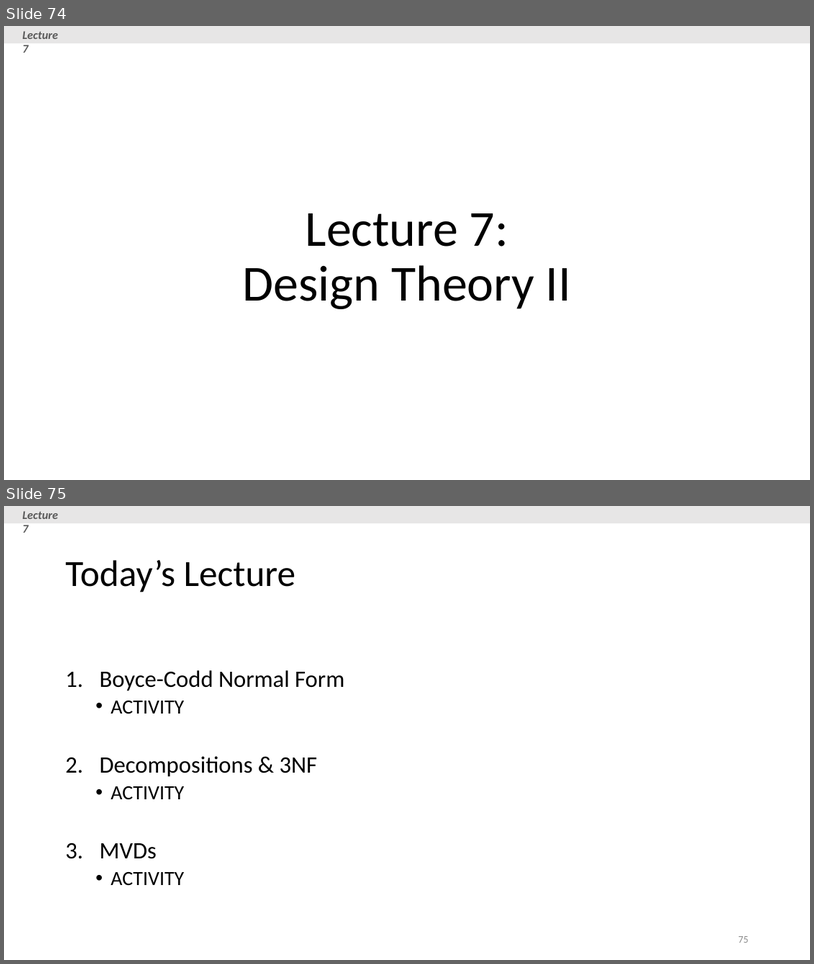
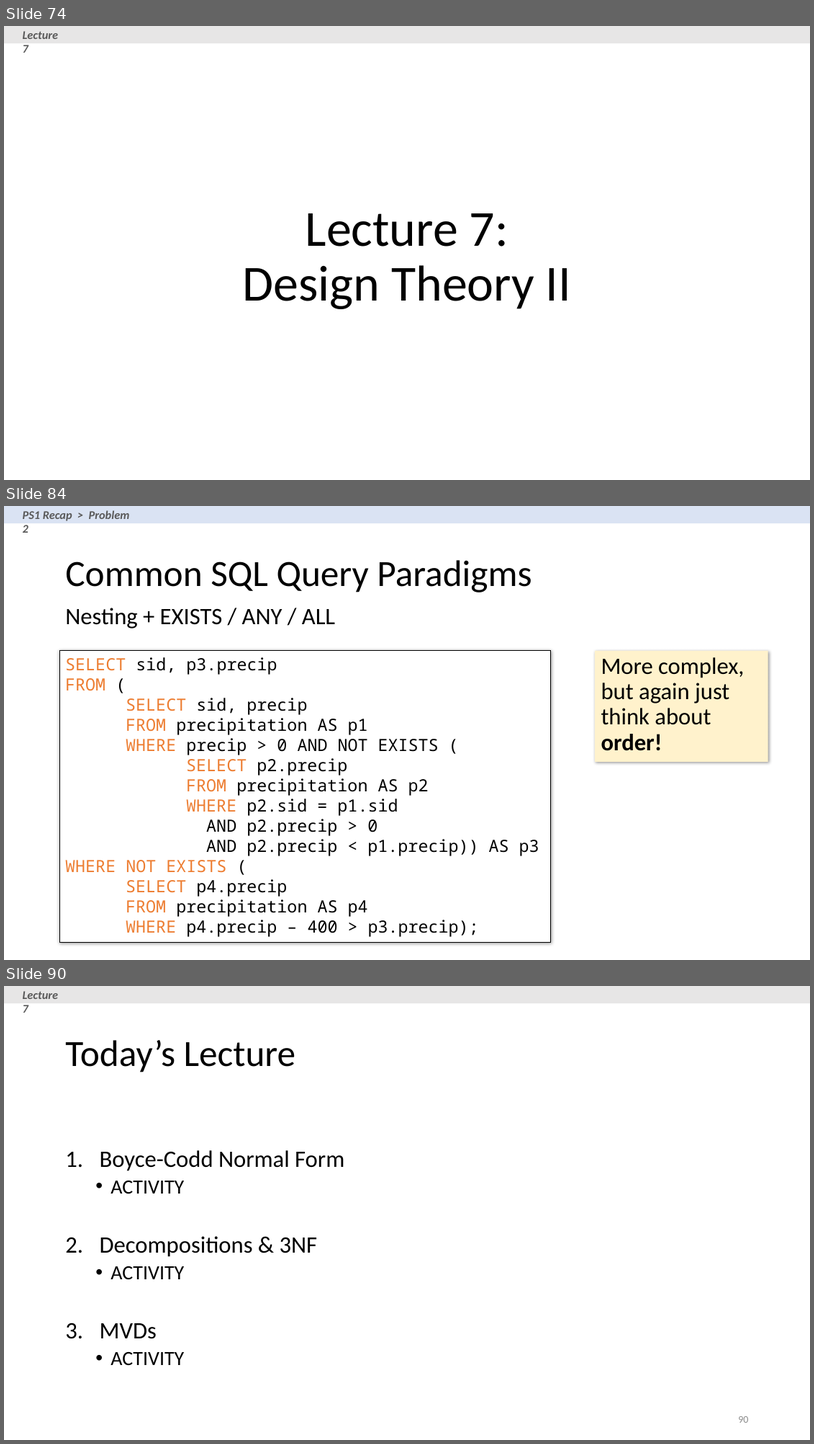
Before and after one commit to XIEQ/cs145-notebooks, a slide deck: lecture-5-7/Lecture_5_7_DB_Design.pptx. Shown one above the other, each under a label of ours: slides 74 and 75 before the commit, slides 74, 84 and 90 after it; the slides between them are not shown. The pictures are 814x964 and 814x1444 pixels, drawn with LibreOffice and Linux fonts; fonts in the diff are those of the drawing. Boxes give left, top, right and bottom in pixels: in the first picture for what was removed or moved away, otherwise in the second. Text is boxed around its words. In the diff, an @@ line names an element or a change of style, - is before the commit and + after.

```diff
--- a/lecture-5-7/Lecture_5_7_DB_Design.pptx
+++ b/lecture-5-7/Lecture_5_7_DB_Design.pptx
@@ slide 84 added at (4, 506, 810, 960), background #FFFFFF @@
@@ rectangle added at (4, 506, 810, 523), fill #DAE3F3 @@
@@ text added at (23, 510, 130, 533), 14 pt, text #595959, bold, italic @@
+PS1 Recap > Problem 2
@@ title added at (65, 560, 532, 592), 44 pt, text #000000 @@
+Common SQL Query Paradigms
@@ text added at (65, 608, 335, 628), 28 pt, text #000000 @@
+Nesting + EXISTS / ANY / ALL
@@ rectangle added at (59, 651, 551, 942), fill #FFFFFF, outline #000000 0.75 pt, 20 pt, text #000000 @@
+SELECT sid, p3.precip
+FROM (
+SELECT sid, precip
+FROM precipitation AS p1
+WHERE precip > 0 AND NOT EXISTS (
+SELECT p2.precip
+FROM precipitation AS p2
+WHERE p2.sid = p1.sid
+AND p2.precip > 0
+AND p2.precip < p1.precip)) AS p3
+WHERE NOT EXISTS (
+SELECT p4.precip
+FROM precipitation AS p4
+WHERE p4.precip – 400 > p3.precip);
@@ rectangle added at (596, 651, 769, 762), fill #FFF2CC, 28 pt, text #000000 @@
+More complex, but again just think about order!
@@ what was slide 75 is now slide 90 @@
@@ page number at (738, 1416, 748, 1422): text changed @@
-75
+90
```
Also in this commit, not shown: 1 slide changed, 15 other slides added, 4 other files.
